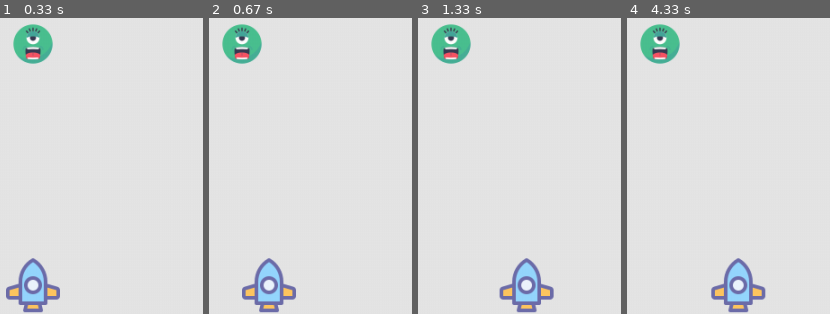
Above: before the commit, frames 1-4 (left to right).
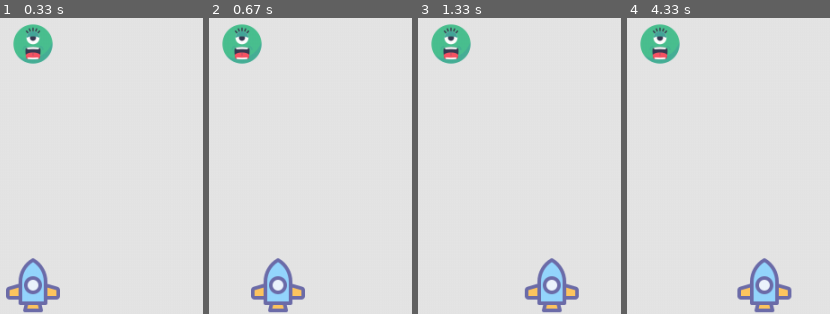
Above: after the commit, the same moments.

Repository: rememberanthonyrivers/Cosmic_Clash_pygame
Game: pygame game, started from alien_invasion.py
The game is run twice, just before and just after one commit, with the same random seed, the same clock (stepped at 60 frames per second) and the same inputs.
Inputs:
- Up to frame 1 (0.33 s): no input
- Up to frame 2 (0.67 s): hold Right from 0.33 s (still down)
- Up to frame 3 (1.33 s): release Right at 0.8 s; hold Right 0.83-1.3 s
- Up to frame 4 (4.33 s): hold Left 1.33-1.87 s; hold Left 1.9-2.3 s; hold Right 2.33-2.97 s; hold Left 3-3.47 s; hold Right 3.5-3.97 s; hold Right from 4 s (still down)

Frame 1 is identical in both runs. In frame 2, 2.9% of the frame differs, in the area x 16-48%, y 81-100%; in frame 3, 4.5%; in frame 4, 4.6%, in the area x 41-82%, y 81-100%.

Commit message:
feat: added bullet class for the ship

Diff:
--- a/alien_invasion.py
+++ b/alien_invasion.py
@@ -34,8 +34,7 @@
         ship.update()
         # redraws the screen during each pass through the loop
         gf.update_screen(ai_settings, screen, ship, alien)
-        # make the most recently drawn screen visible
-        pygame.display.flip()
+
 
 
 run_game()
--- /dev/null
+++ b/bullet.py
@@ -0,0 +1,31 @@
+import pygame
+from pygame.sprite import Sprite
+
+class Bullet(Sprite):
+    """A class to manage bullets fired from the ship"""
+    def __init__(self, ai_settings, screen, ship):
+        """Create a bullet object at the ship's current position."""
+        super(Bullet, self).__init__()
+        self.screen = screen
+
+    # Create a bullet rect at (0, 0) and then set correct position.
+        self.rect = pygame.Rect(0, 0, ai_settings.bullet_width,
+            ai_settings.bullet_height)
+        # we set the bullet’s centerx to be the same as the ship’s rect.centerx.
+        # The bullet should emerge from the top of the ship
+        self.rect.centerx = ship.rect.centerx
+        self.rect.top = ship.rect.top
+        # Store the bullet's position as a decimal value.
+        self.y = float(self.rect.y)
+        self.color = ai_settings.bullet_color
+        self.speed_factor = ai_settings.bullet_speed_factor
+
+    def update(self):
+        """Move the bullet up the screen."""
+        # Update the decimal position of the bullet.
+        self.y -= self.speed_factor
+        # Update the rect position.
+        self.rect.y = self.y
+    def draw_bullet(self):
+        """Draw the bullet to the screen."""
+        pygame.draw.rect(self.screen, self.color, self.rect)
--- a/game_functions.py
+++ b/game_functions.py
@@ -12,10 +12,8 @@
     for event in pygame.event.get():
         if event.type == pygame.QUIT:
             sys.exit()
-
         elif event.type == pygame.KEYDOWN:
             check_keydown_events(event, ship)
-
         elif event.type == pygame.KEYUP:
             check_keyup_events(event, ship)
 
@@ -23,24 +21,20 @@
 def check_keydown_events(event, ship):
     """Checks for key press events"""
     if event.key == pygame.K_RIGHT:
-        # The ship moves to the right
         ship.moving_right = True
-
-        # if the left arrow key is pressed
+        print("\nRight Key was pressed\n")
     elif event.key == pygame.K_LEFT:
-        # The ship moves to the left
         ship.moving_left = True
+        print("\nLeft Key was pressed\n")
 
 
 def check_keyup_events(event, ship):
     """Checks for key release events"""
     if event.type == pygame.KEYUP:
         if event.key == pygame.K_RIGHT:
-            # ship movement to the right stops
             ship.moving_right = False
 
         elif event.key == pygame.K_LEFT:
-            # ship movement to the left stops
             ship.moving_left = False
 
 
@@ -49,3 +43,5 @@
     screen.fill(ai_settings.bg_color)
     ship.blitme()
     alien.blitme()
+    # make the most recently drawn screen visible
+    pygame.display.flip()
--- a/settings.py
+++ b/settings.py
@@ -14,4 +14,10 @@
         self.bg_color = (230, 230, 230)
 
         # ship settings
-        self.ship_speed_factor = 1.5
+        self.ship_speed_factor = 2
+
+        # Bullet settings
+        self.bullet_speed_factor = 1
+        self.bullet_width = 3
+        self.bullet_height = 15
+        self.bullet_color = (60, 60, 60)
--- a/ship.py
+++ b/ship.py
@@ -23,6 +23,7 @@
 
         # Store a decimal value for the ships center
         self.center = float(self.rect.centerx)
+        # self.centery = float(self.rect.centery)
 
         # Movement flags
         self.moving_right = False
Not shown, added: .DS_Store
